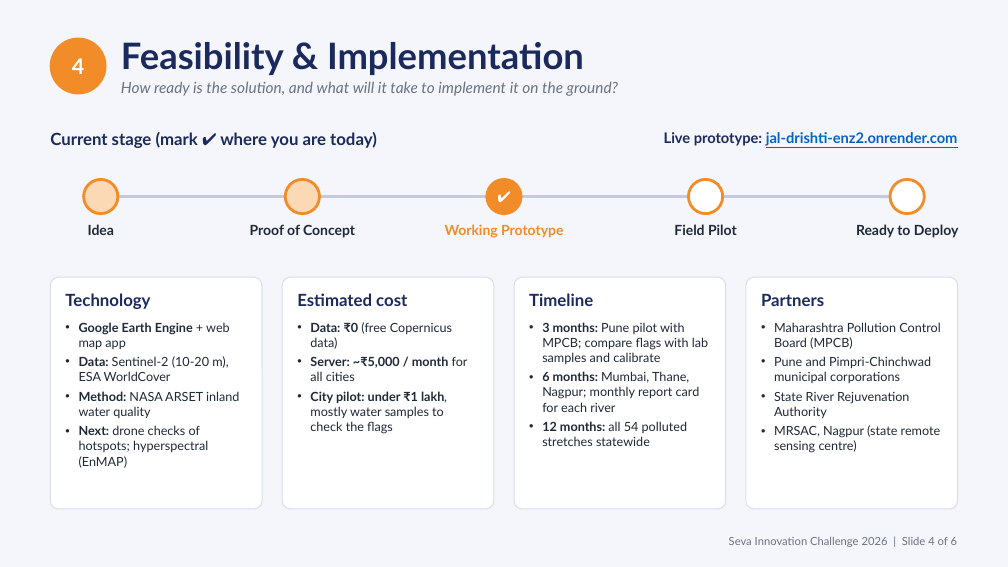
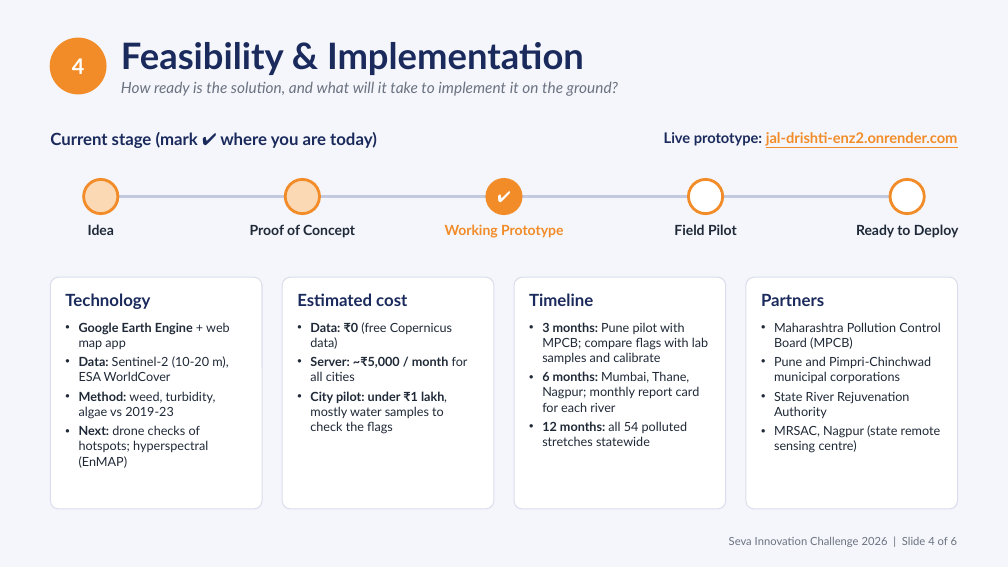
Before and after one commit to sujalappa/jal-drishti, a slide deck: slide 4 of presentation/Jal-drishti_AI_Seva_2026.pptx. Drawn at 1008x567 pixels with LibreOffice and Linux fonts; fonts in the diff are those of the drawing. Boxes give left, top, right and bottom in pixels: in the first picture for what was removed or moved away, otherwise in the second. Text is boxed around its words. In the diff, an @@ line names an element or a change of style, - is before the commit and + after.

```diff
--- a/presentation/Jal-drishti_AI_Seva_2026.pptx
+++ b/presentation/Jal-drishti_AI_Seva_2026.pptx
@@ text "Live prototype: jal-drishti-enz2.onrender.com" at [664,132,958,146]: text colour #0563C1 to #F28C28 in "jal-drishti-enz2.onrender.com" @@
@@ text at [79,391,216,419]: text changed @@
-• Method: NASA ARSET inland water quality
+• Method: weed, turbidity, algae vs 2019-23
```
Also in this commit, not shown: 2 other slides changed, 2 other files.
